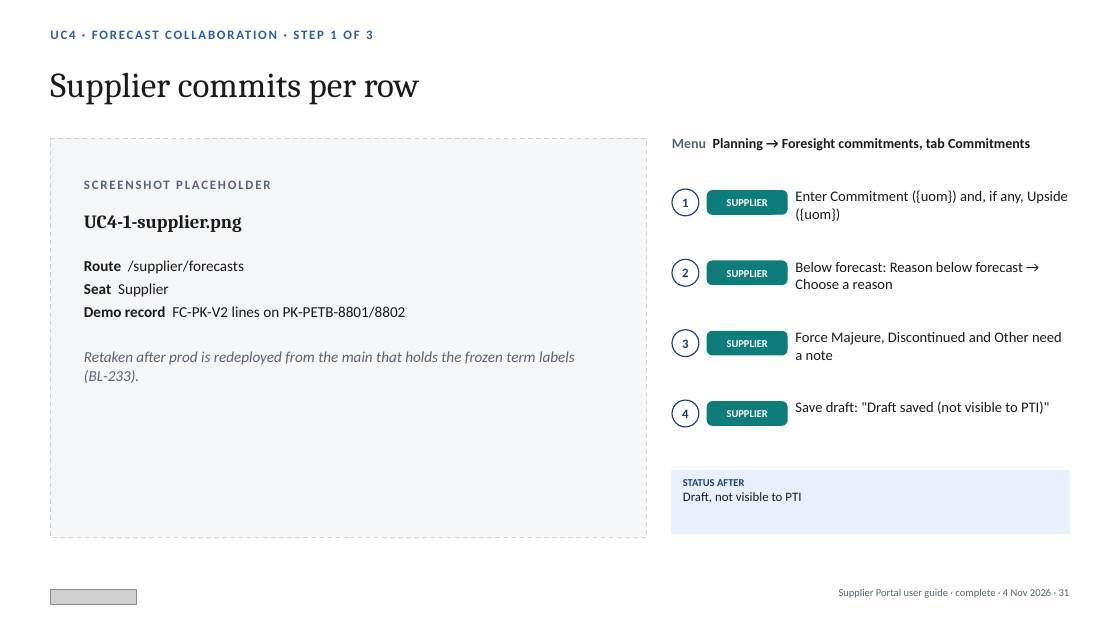
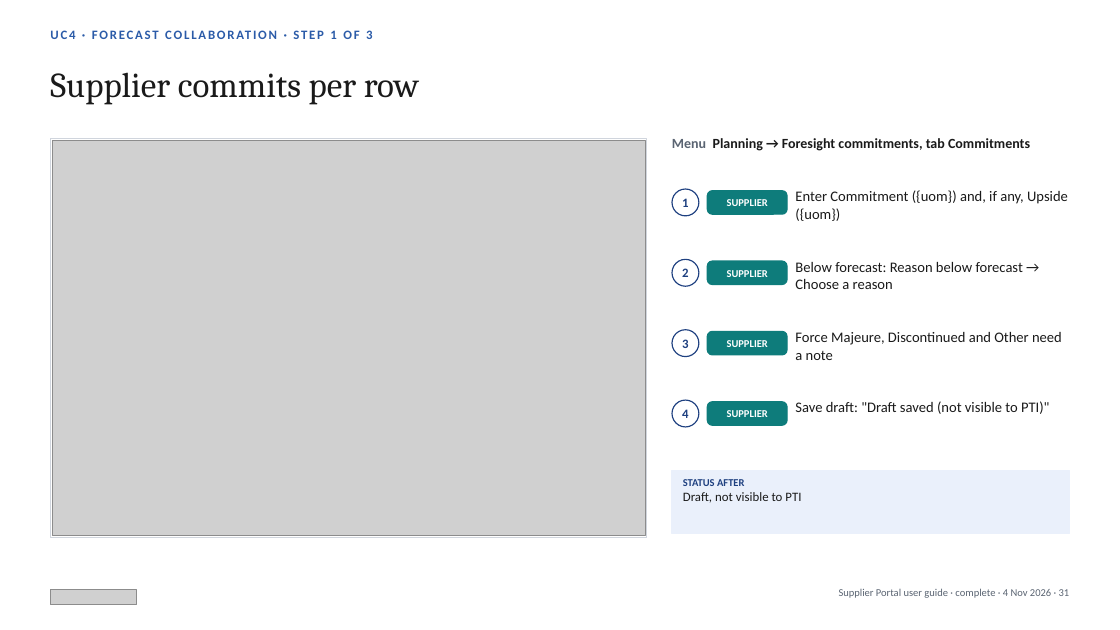
Before and after one commit to javal999/paragon-supplier-portal, a slide deck: slide 31 of docs/supplier-hub/user-guide/Paragon-Supplier-Portal-User-Guide.pptx. Drawn at 1120x630 pixels with LibreOffice and Linux fonts; fonts in the diff are those of the drawing; grey boxes stand for pictures. Boxes give left, top, right and bottom in pixels: in the first picture for what was removed or moved away, otherwise in the second. Text is boxed around its words. In the diff, an @@ line names an element or a change of style, - is before the commit and + after.

```diff
--- a/docs/supplier-hub/user-guide/Paragon-Supplier-Portal-User-Guide.pptx
+++ b/docs/supplier-hub/user-guide/Paragon-Supplier-Portal-User-Guide.pptx
@@ rectangle at [50, 139, 647, 538]: fill #F5F6F8 to #FFFFFF; outline #D0D5DD 1 pt dashed to #D0D5DD 0.75 pt @@
@@ picture added at [52, 140, 645, 536] @@
@@ text removed at [84, 180, 270, 189] @@
-SCREENSHOT PLACEHOLDER
@@ text removed at [84, 215, 242, 232] @@
-UC4-1-supplier.png
@@ text removed at [84, 260, 575, 383] @@
-Route /supplier/forecasts
-Seat Supplier
-Demo record FC-PK-V2 lines on PK-PETB-8801/8802
-Retaken after prod is redeployed from the main that holds the frozen term labels (BL-233).
```
Also in this commit, not shown: 36 other slides changed, 40 other files.
